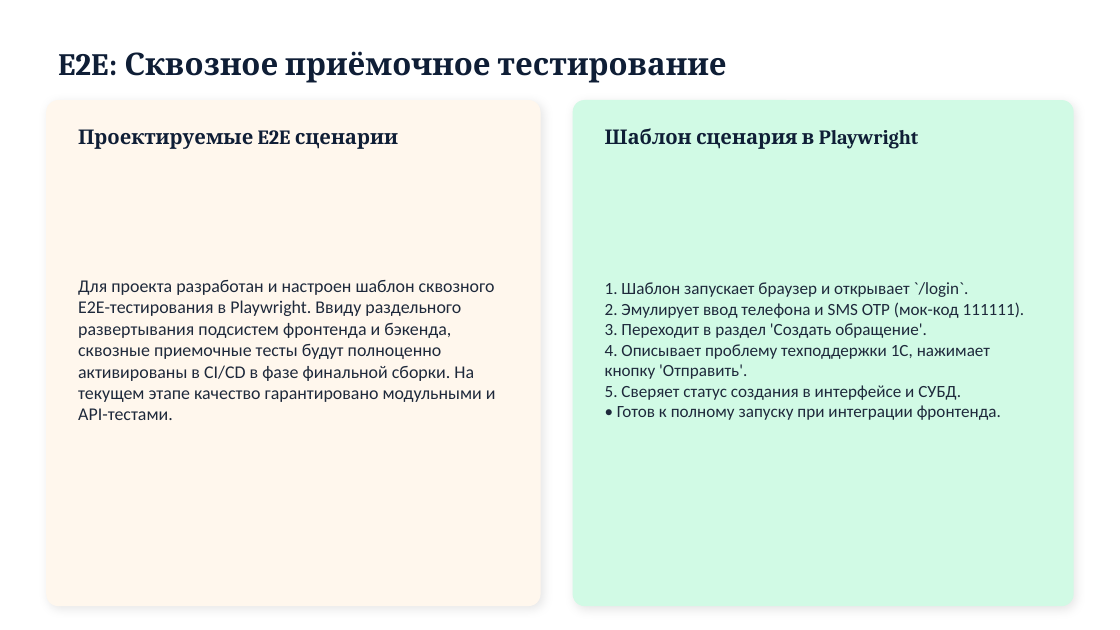
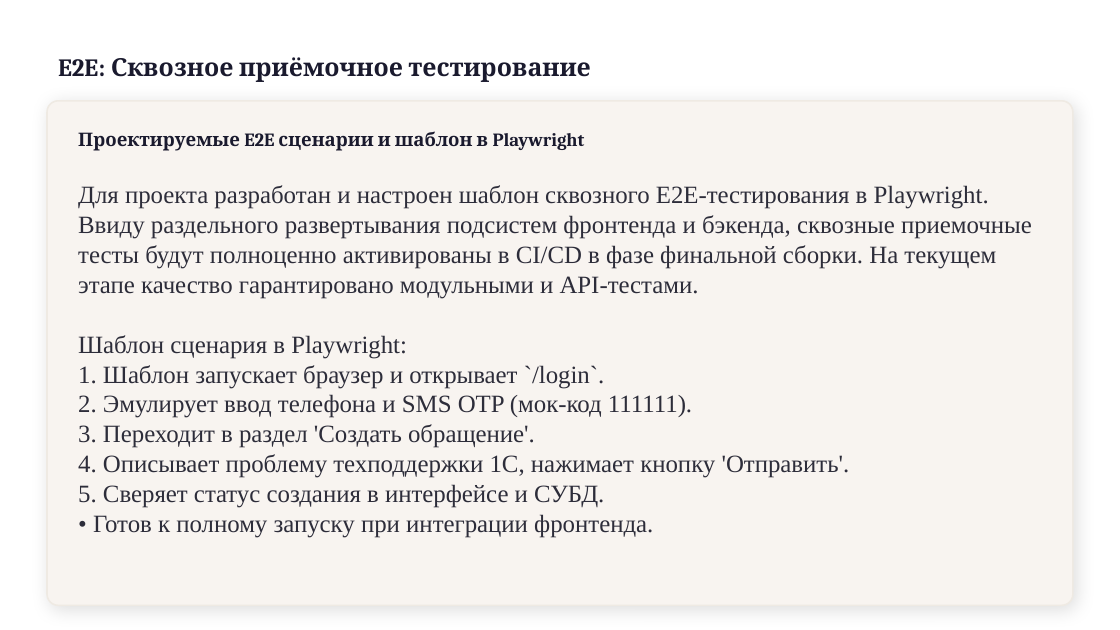
Before and after one commit to x2latte/tppo-presentation-hub--3-, a slide deck: slide 7 of presentations/output/P6_Тестирование.pptx (slide 6 before the commit). Drawn at 1120x630 pixels with LibreOffice and Linux fonts; fonts in the diff are those of the drawing. Boxes give left, top, right and bottom in pixels: in the first picture for what was removed or moved away, otherwise in the second. Text is boxed around its words. In the diff, an @@ line names an element or a change of style, - is before the commit and + after.

```diff
--- a/presentations/output/P6_Тестирование.pptx
+++ b/presentations/output/P6_Тестирование.pptx
@@ text "E2E: Сквозное приёмочное тестирование" at bbox=[58, 57, 591, 82]: size 20 to 16 pt, text colour #0F1E36 to #1A1A2E @@
@@ rounded rectangle removed at bbox=[47, 101, 540, 605] @@
@@ rounded rectangle added at bbox=[47, 101, 1073, 605], fill #F8F4F0, outline #EFEAE3 1 pt @@
@@ rounded rectangle removed at bbox=[573, 101, 1073, 605] @@
@@ text at bbox=[78, 131, 585, 151]: text changed; size 13 to 12 pt; text colour #0F1E36 to #1A1A2E @@
-Проектируемые E2E сценарии
+Проектируемые E2E сценарии и шаблон в Playwright
@@ text removed at bbox=[605, 128, 918, 149] @@
-Шаблон сценария в Playwright
@@ text "Для проекта разработан и настроен ...": place and size @@
-text "Для проекта разработан и настроен ..." at bbox=[605, 282, 1025, 420]
+text "Для проекта разработан и настроен ..." at bbox=[78, 185, 1032, 538]
@@ text "Для проекта разработан и настроен ..." at bbox=[78, 185, 1032, 538]: vertical alignment middle to top @@
@@ text at bbox=[78, 185, 1032, 359]: paragraphs added @@
+Для проекта разработан и настроен шаблон сквозного E2E-тестирования в Playwright. Ввиду раздельного развертывания подсистем фронтенда и бэкенда, сквозные приемочные тесты будут полноценно активированы в CI/CD в фазе финальной сборки. На текущем этапе качество гарантировано модульными и API-тестами.
+Шаблон сценария в Playwright:
@@ text removed at bbox=[78, 280, 496, 420] @@
-Для проекта разработан и настроен шаблон сквозного E2E-тестирования в Playwright. Ввиду раздельного развертывания подсистем фронтенда и бэкенда, сквозные приемочные тесты будут полноценно активированы в CI/CD в фазе финальной сборки. На текущем этапе качество гарантировано модульными и API-тестами.
@@ text at bbox=[78, 365, 850, 538]: size 11 to 16 pt, font Calibri to Times New Roman, text colour #1E293B to #2D2D3A in "1. Шаблон запускает браузер и открывает `/login`.", "2. Эмулирует ввод телефона и SMS OTP ...", "3. Переходит в раздел 'Создать обращение'.", "4. Описывает проблему техподдержки 1С, нажимает кнопку ..." and 2 more places @@
```
Also in this commit, not shown: 13 other slides changed, 1 slide added, 12 other files.
